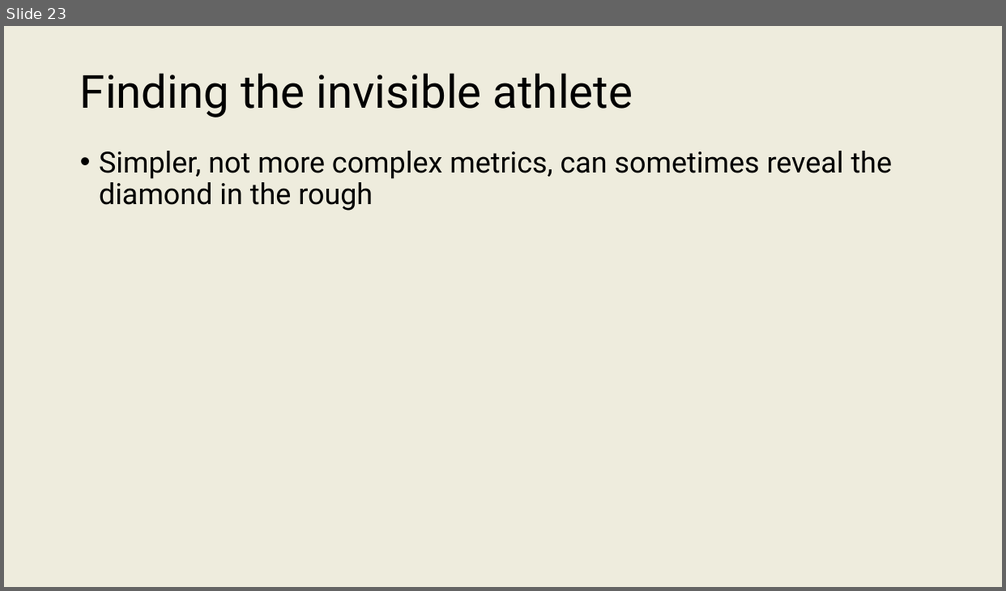
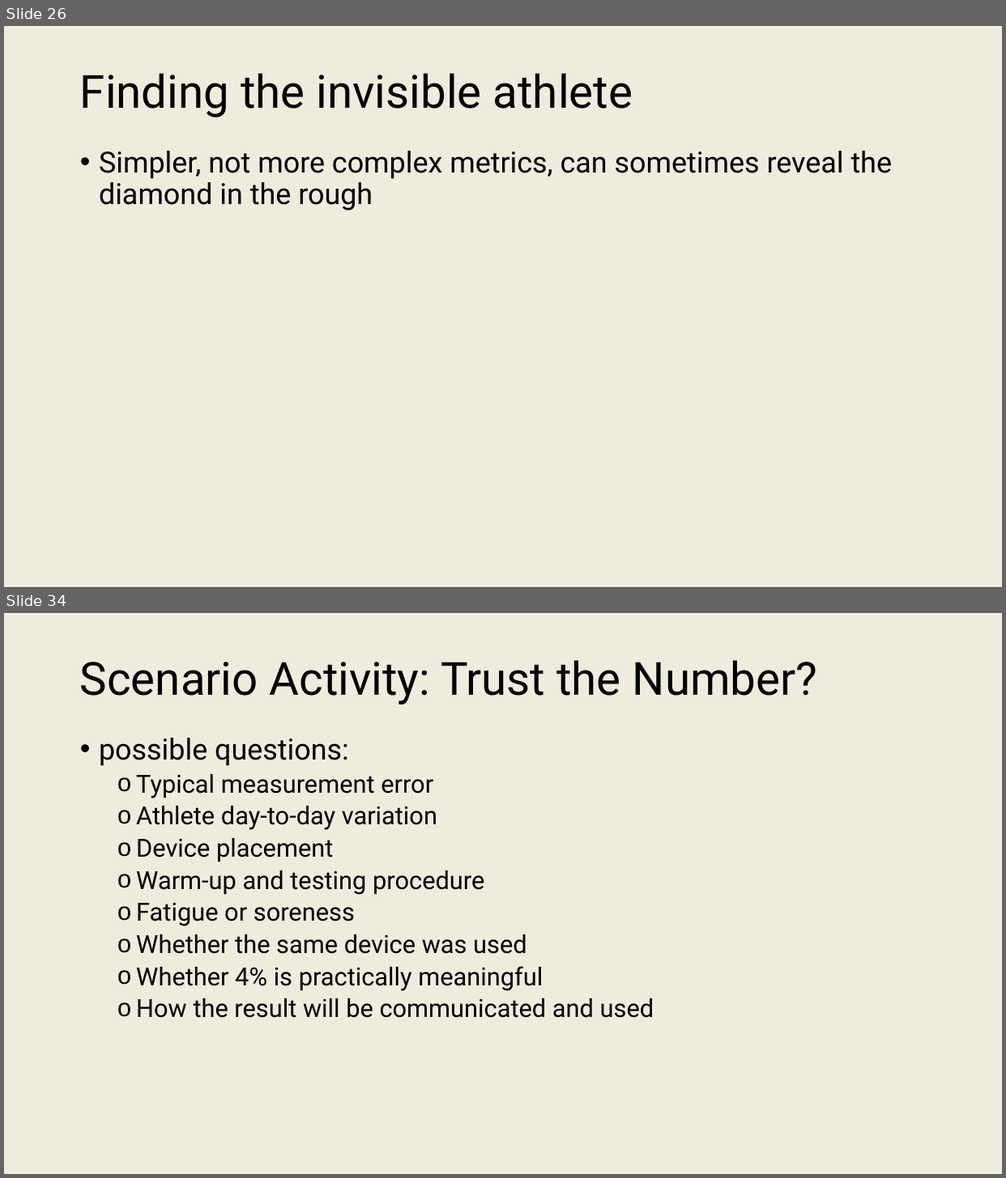
Before and after one commit to onishisaryu/HES-3000-Sports-Data-Analytics, a slide deck: pptx/Lecture5.pptx. Shown one above the other, each under a label of ours: slide 23 before the commit, slides 26 and 34 after it; the slides between them are not shown. The pictures are 1006x591 and 1006x1178 pixels, drawn with LibreOffice and Linux fonts; fonts in the diff are those of the drawing. Boxes give left, top, right and bottom in pixels: in the first picture for what was removed or moved away, otherwise in the second. Text is boxed around its words. In the diff, an @@ line names an element or a change of style, - is before the commit and + after.

```diff
--- a/pptx/Lecture5.pptx
+++ b/pptx/Lecture5.pptx
@@ slide 34 added at <box>4,613,1002,1174</box>, background #EEECDD @@
@@ title added at <box>80,660,817,705</box>, 44 pt, text #000000 @@
+Scenario Activity: Trust the Number?
@@ text added at <box>99,738,654,1018</box>, 24 pt, text #000000 @@
+• possible questions:
+  o Typical measurement error
+  o Athlete day-to-day variation
+  o Device placement
+  o Warm-up and testing procedure
+  o Fatigue or soreness
+  o Whether the same device was used
+  o Whether 4% is practically meaningful
+  o How the result will be communicated and used
@@ what was slide 23 is now slide 26 @@
```
Also in this commit, not shown: 10 slides changed, 9 other slides added.
